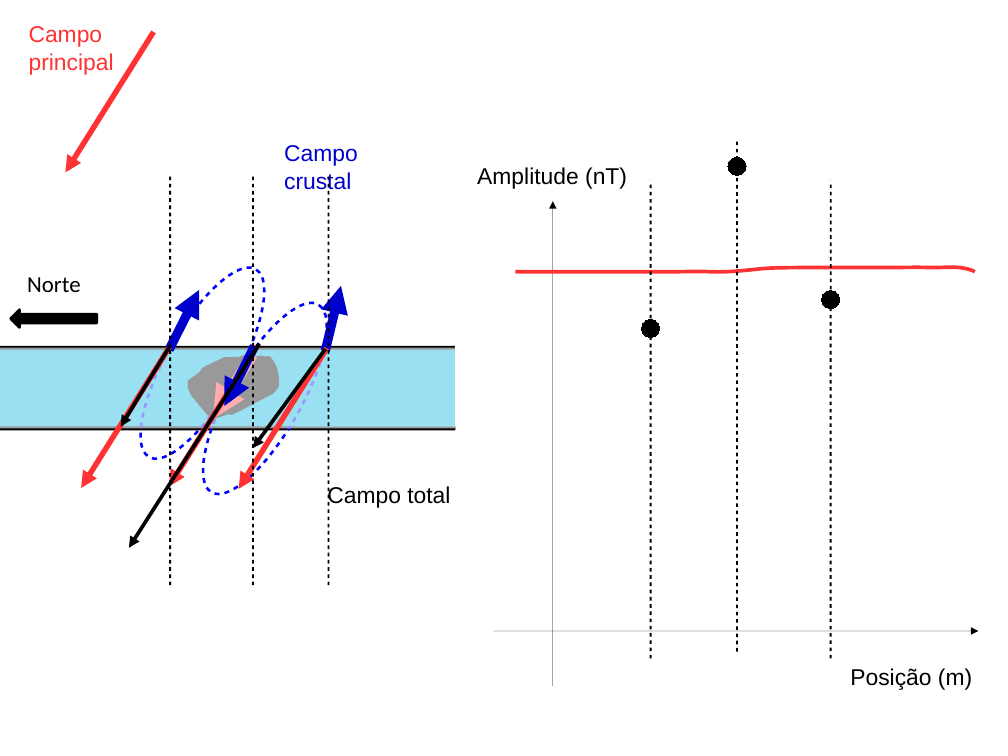
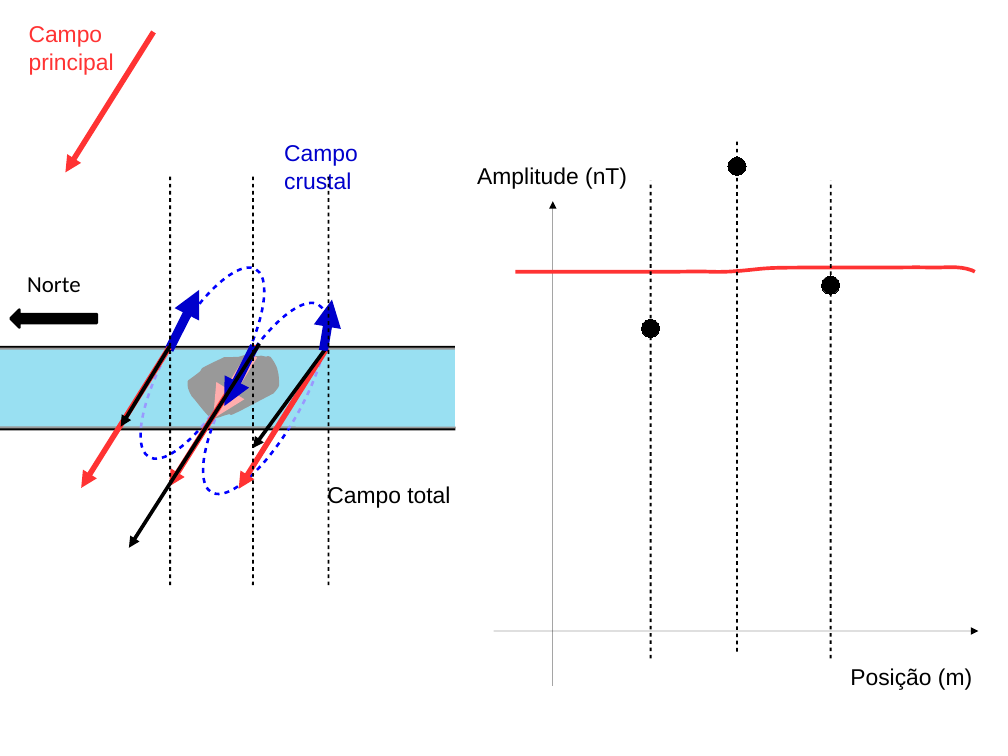
Before and after one commit to birocoles/UFRRJ-SEGEO2017, a slide deck: slide 47 of presentation/SEGEO2017.odp (slide 46 before the commit). Drawn at 1008x756 pixels with LibreOffice and Linux fonts; fonts in the diff are those of the drawing. Boxes give left, top, right and bottom in pixels: in the first picture for what was removed or moved away, otherwise in the second. Text is boxed around its words. In the diff, an @@ line names an element or a change of style, - is before the commit and + after.

```diff
--- a/presentation/SEGEO2017.odp
+++ b/presentation/SEGEO2017.odp
@@ ellipse: place and size @@
-ellipse at <box>821,291,840,309</box>
+ellipse at <box>821,276,840,295</box>
@@ arrow moved from (326, 351) - (341, 286) to (324, 350) - (332, 300) @@
```
Also in this commit, not shown: 20 other slides changed, 15 slides added, 3 slides removed, 1 other file.
